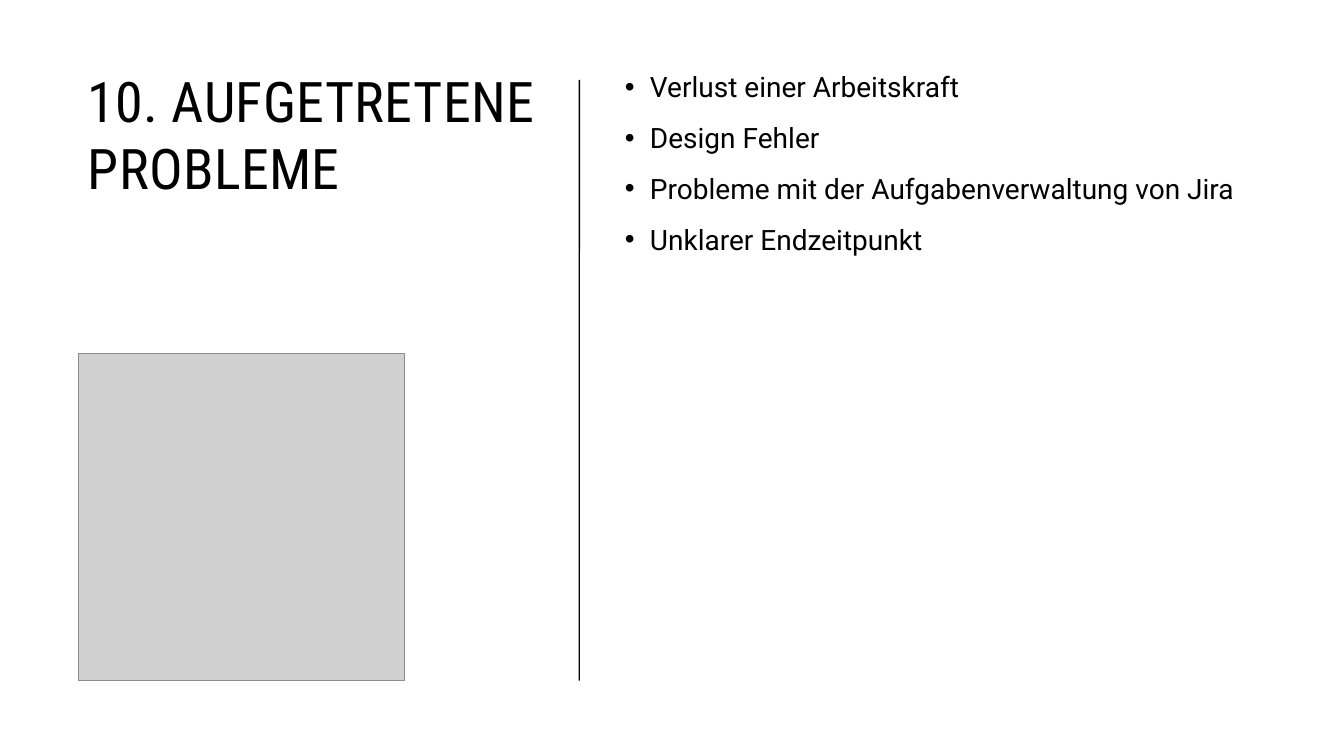
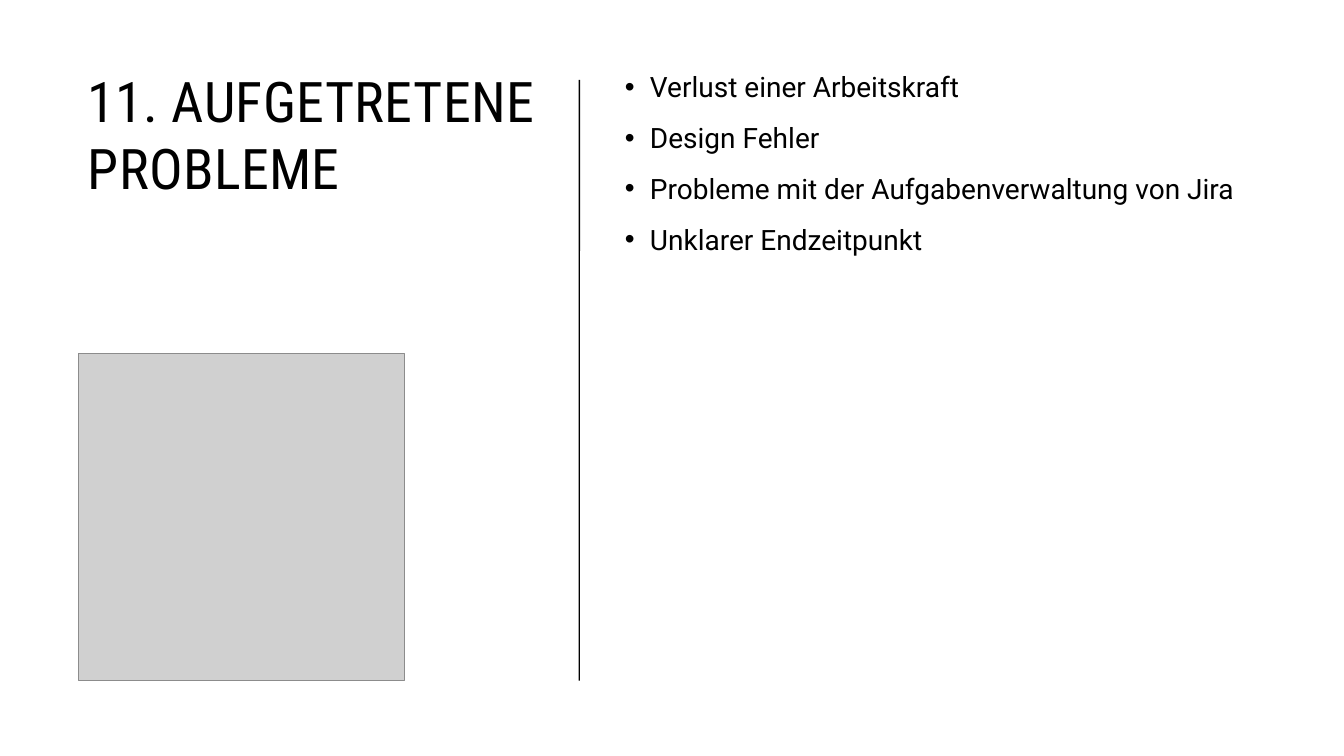
Before and after one commit to malu254/Eifrige-Otter-PM, a slide deck: slide 23 of Abgabe/Dokumentation/Präsentation.pptx. Drawn at 1344x756 pixels with LibreOffice and Linux fonts; fonts in the diff are those of the drawing; grey boxes stand for pictures. Boxes give left, top, right and bottom in pixels: in the first picture for what was removed or moved away, otherwise in the second. Text is boxed around its words. In the diff, an @@ line names an element or a change of style, - is before the commit and + after.

```diff
--- a/Abgabe/Dokumentation/Präsentation.pptx
+++ b/Abgabe/Dokumentation/Präsentation.pptx
@@ title at box(88, 81, 534, 190): text changed @@
-10. AUFGETRETENE PROBLEME
+11. AUFGETRETENE PROBLEME
```
Also in this commit, not shown: 16 other slides changed.
